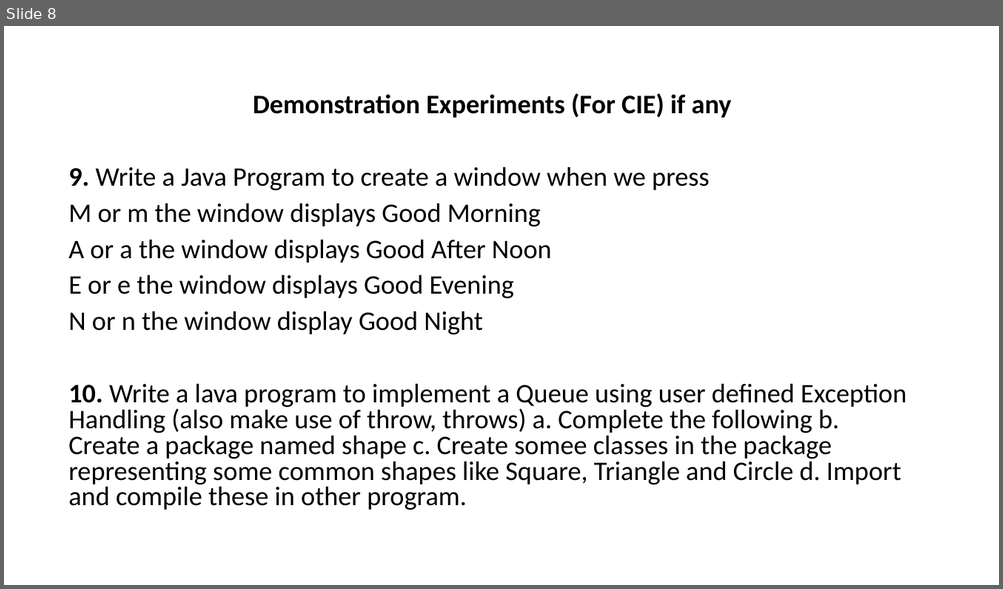
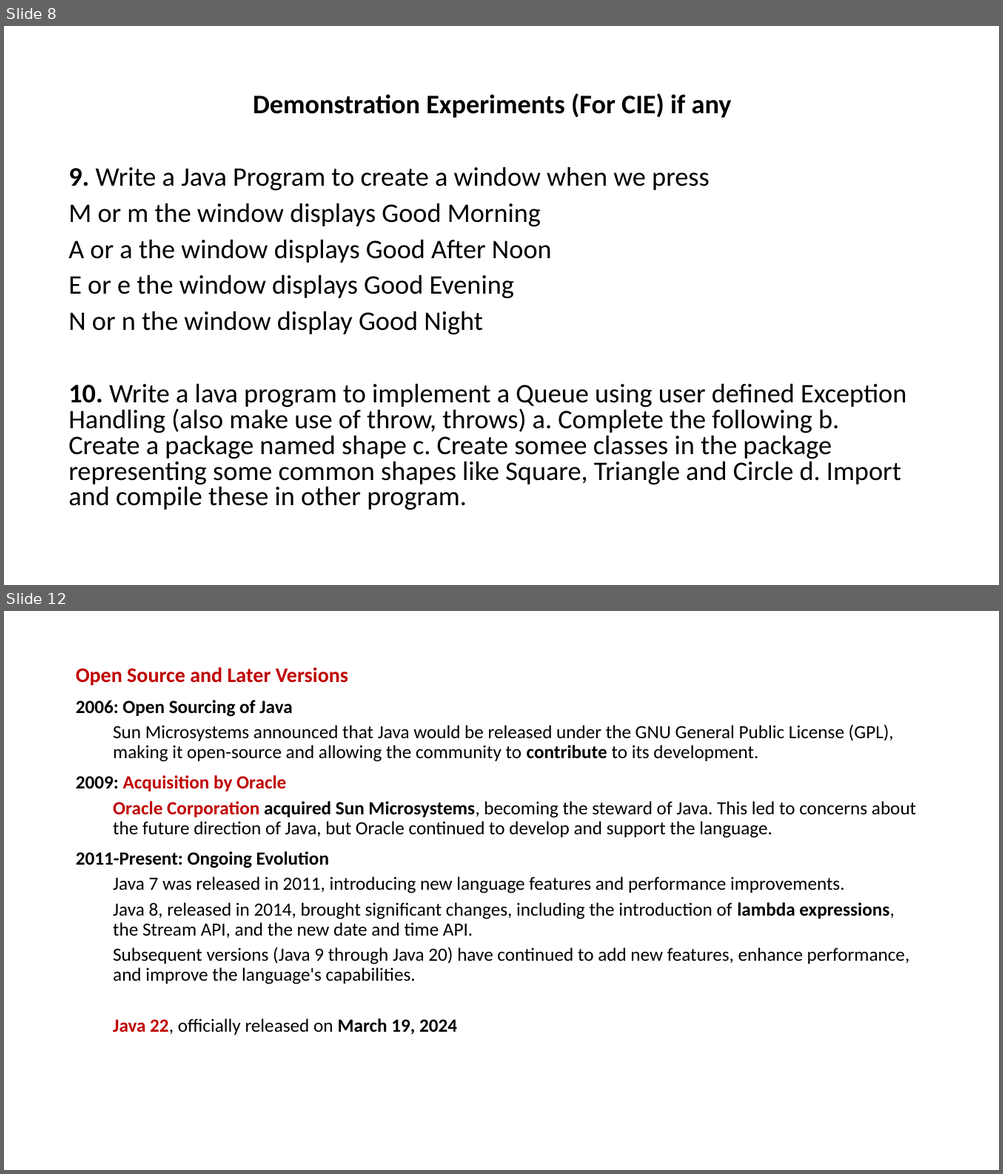
Before and after one commit to PRAMOD-VISHNU-NAIK/MCA-2nd-Sem-Shridevi-College, a slide deck: Java MCA-2.pptx. Shown one above the other, each under a label of ours: slide 8 before the commit, slides 8 and 12 after it; the slides between them are not shown. The pictures are 1003x589 and 1003x1174 pixels, drawn with LibreOffice and Linux fonts; fonts in the diff are those of the drawing. Boxes give left, top, right and bottom in pixels: in the first picture for what was removed or moved away, otherwise in the second. Text is boxed around its words. In the diff, an @@ line names an element or a change of style, - is before the commit and + after.

Commit message:
Included Java Lab Programs

```diff
--- a/Java MCA-2.pptx
+++ b/Java MCA-2.pptx
@@ slide 12 added at [4, 611, 999, 1170], background #FFFFFF @@
@@ text added at [76, 667, 916, 1035], 18 pt, text #000000 @@
+Open Source and Later Versions
+2006: Open Sourcing of Java
+  Sun Microsystems announced that Java would be released under the GNU General Public License (GPL), making it open-source and allowing the community to contribute to its development.
+2009: Acquisition by Oracle
+  Oracle Corporation acquired Sun Microsystems, becoming the steward of Java. This led to concerns about the future direction of Java, but Oracle continued to develop and support the language.
+2011-Present: Ongoing Evolution
+  Java 7 was released in 2011, introducing new language features and performance improvements.
+  Java 8, released in 2014, brought significant changes, including the introduction of lambda expressions, the Stream API, and the new date and time API.
+  Subsequent versions (Java 9 through Java 20) have continued to add new features, enhance performance, and improve the language's capabilities.
+  Java 22, officially released on March 19, 2024
```
Also in this commit, not shown: 1 slide changed, 4 other slides added, 5 slides removed, 7 other files.
